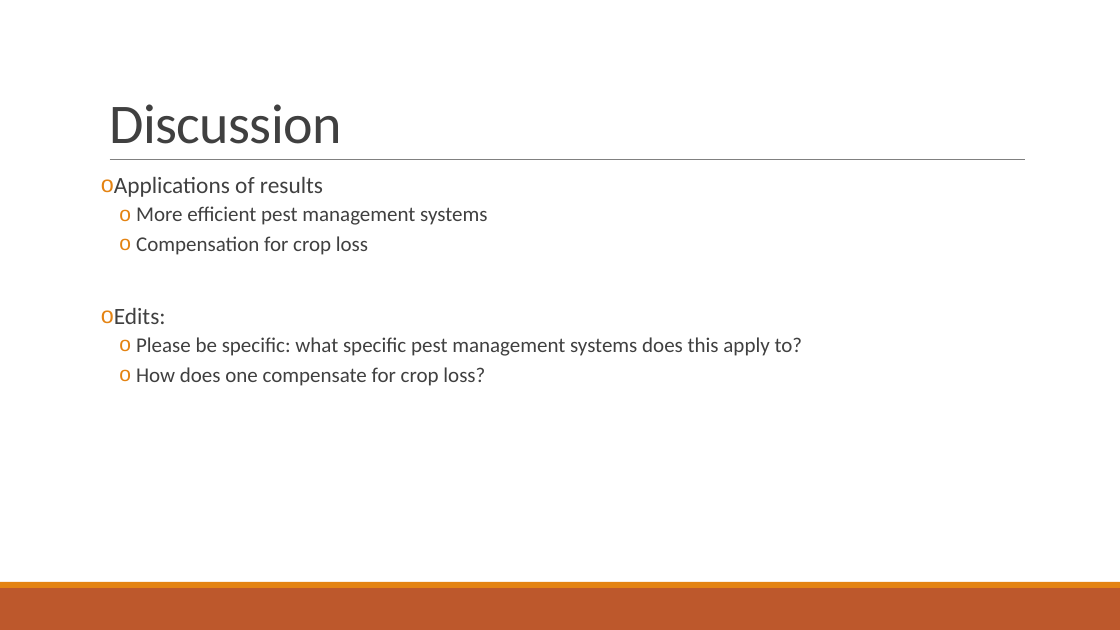
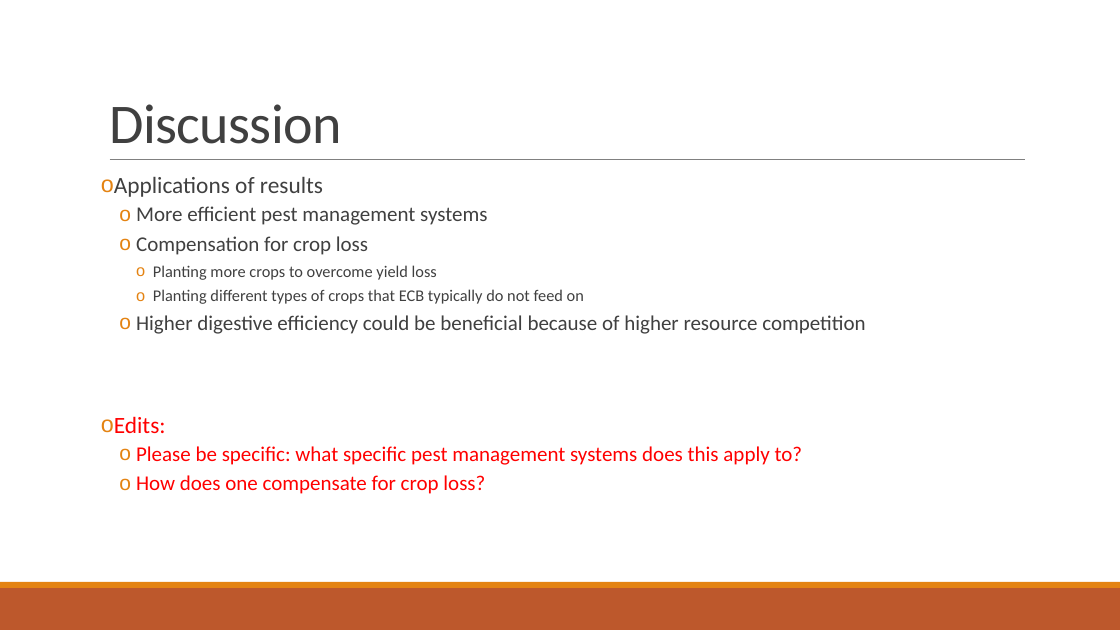
Before and after one commit to jamestbrown5/2018_Undergrad-Summer-Project, a slide deck: slide 14 of Documents/Summer Project Presentation.pptx. Drawn at 1120x630 pixels with LibreOffice and Linux fonts; fonts in the diff are those of the drawing. Boxes give left, top, right and bottom in pixels: in the first picture for what was removed or moved away, otherwise in the second. Text is boxed around its words. In the diff, an @@ line names an element or a change of style, - is before the commit and + after.

```diff
--- a/Documents/Summer Project Presentation.pptx
+++ b/Documents/Summer Project Presentation.pptx
@@ text at (136, 265, 865, 334): paragraphs added @@
+    o Planting more crops to overcome yield loss
+    o Planting different types of crops that ECB typically do not feed on
+  o Higher digestive efficiency could be beneficial because of higher resource competition
@@ text at (114, 416, 803, 494): text colour #404040 to #FF0000 in "Edits:", "Please be specific: what specific pest management ...", "How does one compensate for crop loss?" @@
```
Also in this commit, not shown: 8 other slides changed.
